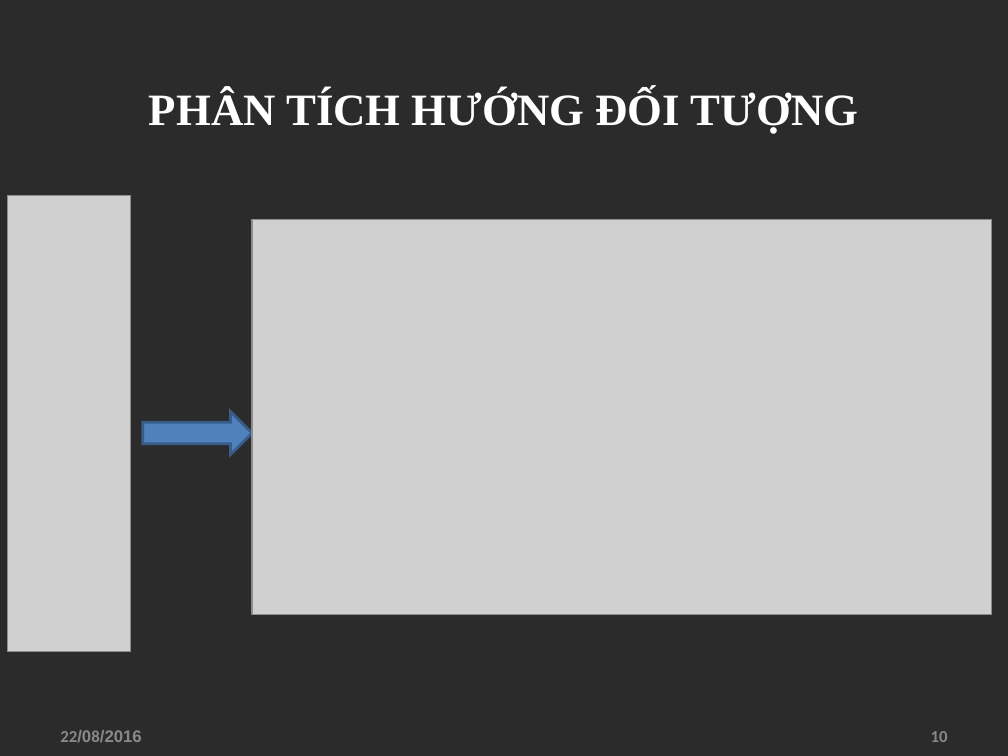
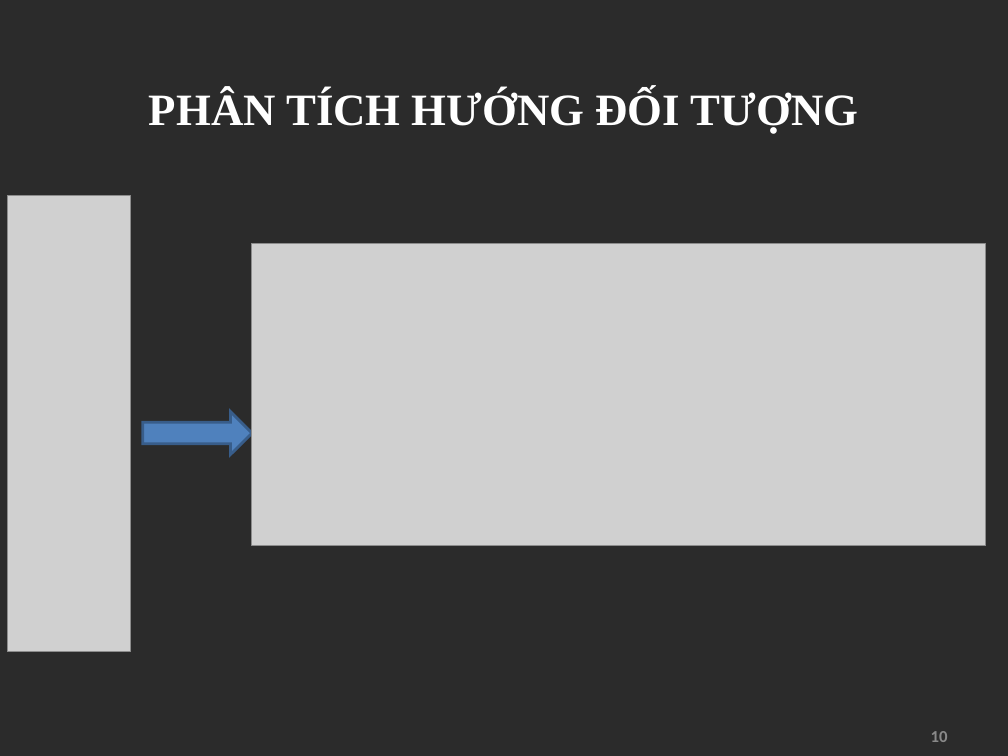
Before and after one commit to hoanhdo/ThanhDongUniversity, a slide deck: slide 10 of Bao cao/FacebookAPI-TranThiNhung-3C_CNTT.ppt. Drawn at 1008x756 pixels with LibreOffice and Linux fonts; fonts in the diff are those of the drawing; grey boxes stand for pictures; background and template pictures are left out; a plain dark background stands for a picture behind light text. Boxes give left, top, right and bottom in pixels: in the first picture for what was removed or moved away, otherwise in the second. Text is boxed around its words. In the diff, an @@ line names an element or a change of style, - is before the commit and + after.

```diff
--- a/Bao cao/FacebookAPI-TranThiNhung-3C_CNTT.ppt
+++ b/Bao cao/FacebookAPI-TranThiNhung-3C_CNTT.ppt
@@ picture: place and size @@
-picture at [252,220,991,615]
+picture at [252,244,986,546]
@@ text removed at [60,730,142,742] @@
-22/08/2016
```
Also in this commit, not shown: 18 other slides changed, 1 slide added, 1 slide removed, 5 other files.
